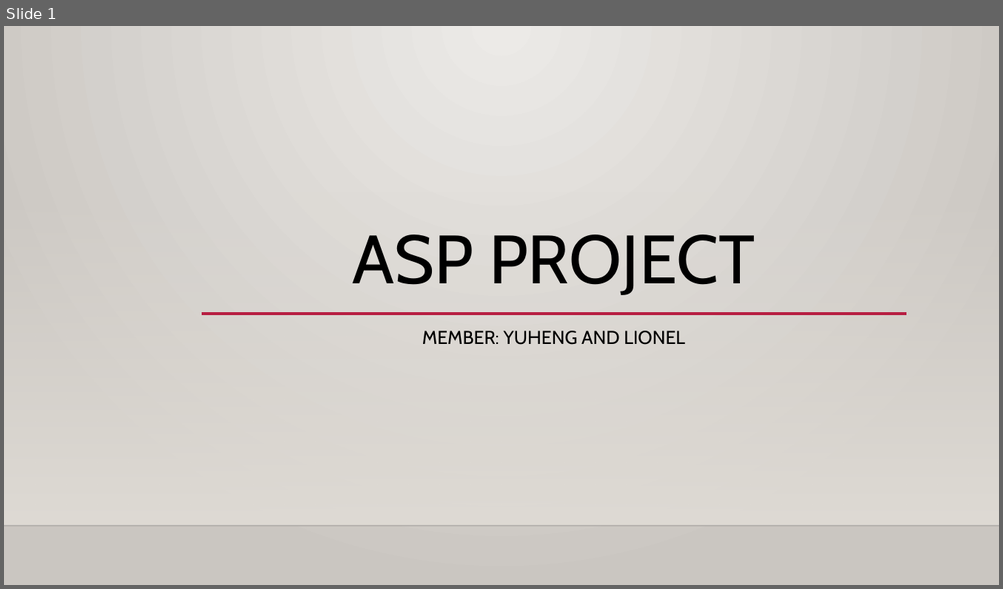
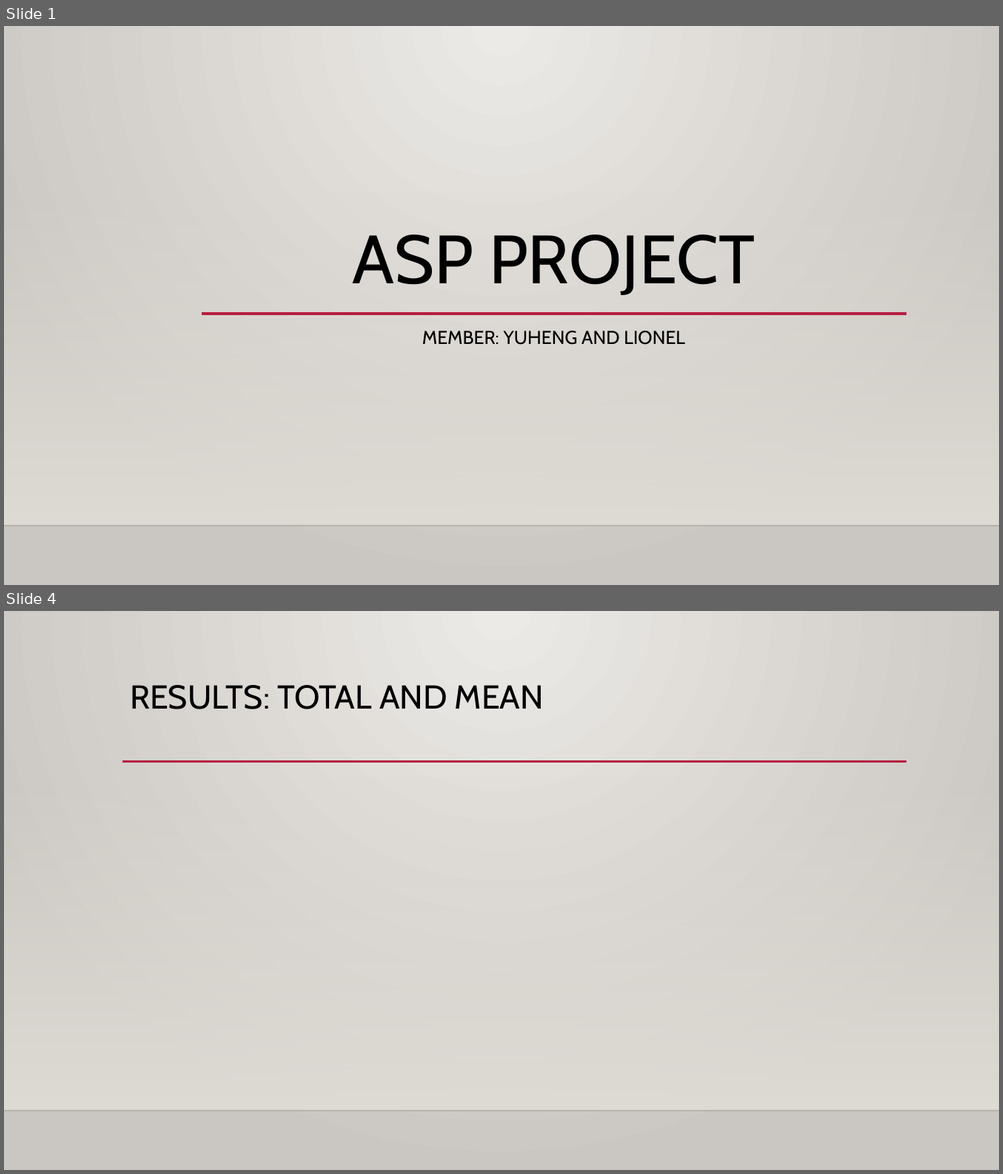
Before and after one commit to Nulifyy/Group2_Yuheng_ASP_Project, a slide deck: Group2_ASP_PPT_Slide.pptx. Shown one above the other, each under a label of ours: slide 1 before the commit, slides 1 and 4 after it; the slides between them are not shown. The pictures are 1003x589 and 1003x1174 pixels, drawn with LibreOffice and Linux fonts; fonts in the diff are those of the drawing; background and template pictures are left out. Boxes give left, top, right and bottom in pixels: in the first picture for what was removed or moved away, otherwise in the second. Text is boxed around its words. In the diff, an @@ line names an element or a change of style, - is before the commit and + after.

```diff
--- a/Group2_ASP_PPT_Slide.pptx
+++ b/Group2_ASP_PPT_Slide.pptx
@@ slide 4 added at box(4, 611, 999, 1170), background gradient #ECEAE7 to #CAC7C1; not listed: 2 template elements that a slide beside it also shows @@
@@ title added at box(130, 685, 543, 709), 32 pt, text #000000 @@
+RESULTS: TOTAL AND MEAN
@@ line added from (122, 762) to (907, 762), #B71E42 2.5 pt @@
```
Also in this commit, not shown: 3 other slides added, 1 slide removed, 2 other files.
